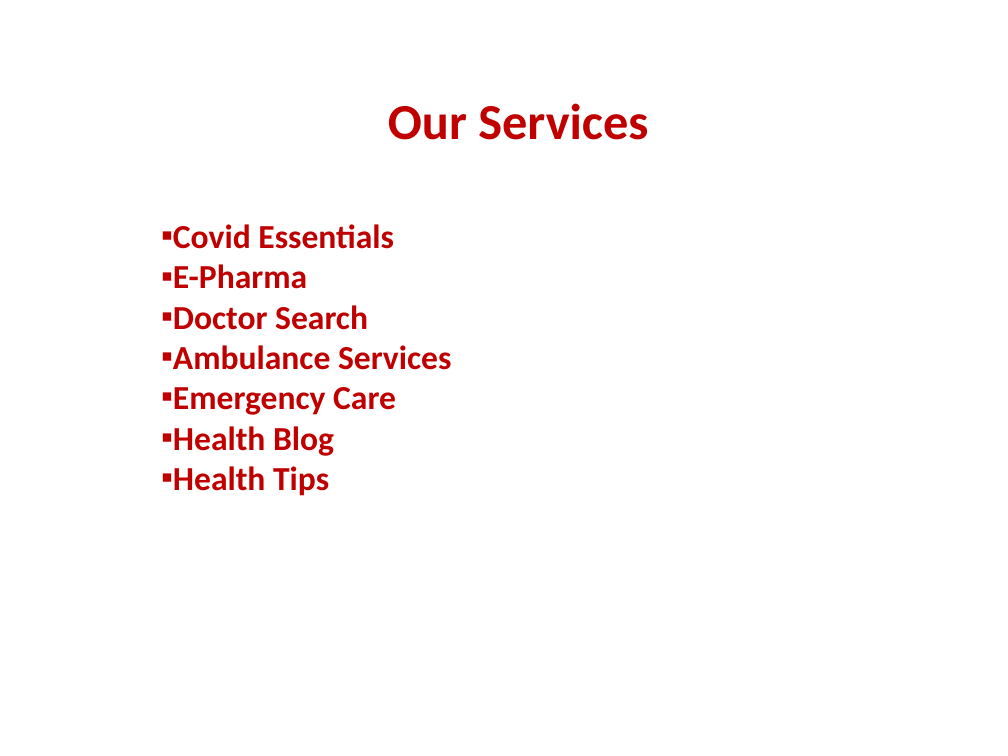
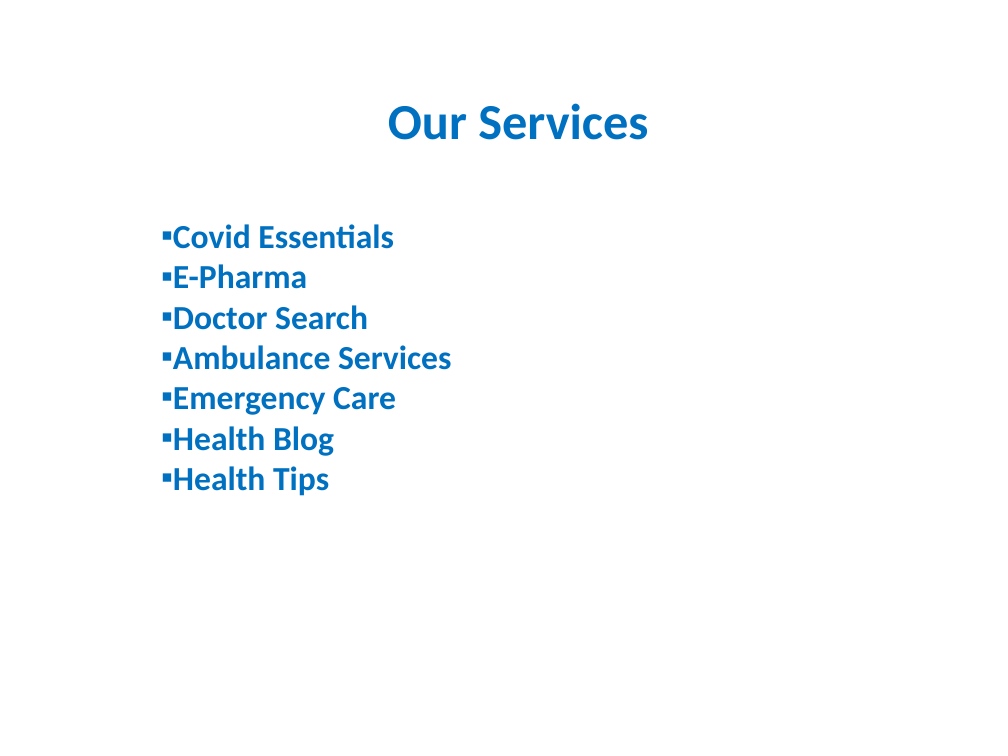
Before and after one commit to zhalok/HackNSU3_APLOMB, a slide deck: slide 4 of Healthcare Comrade.pptx. Drawn at 1008x756 pixels with LibreOffice and Linux fonts; fonts in the diff are those of the drawing; background and template pictures are left out. Boxes give left, top, right and bottom in pixels: in the first picture for what was removed or moved away, otherwise in the second. Text is boxed around its words. In the diff, an @@ line names an element or a change of style, - is before the commit and + after.

```diff
--- a/Healthcare Comrade.pptx
+++ b/Healthcare Comrade.pptx
@@ text "Our Services" at (x1=388, y1=103, x2=648, y2=140): text colour #C00000 to #0070C0 @@
@@ text "Covid Essentials" at (x1=173, y1=224, x2=451, y2=496): text colour #C00000 to #0070C0 @@
```
Also in this commit, not shown: 6 other slides changed, 1 other file.
